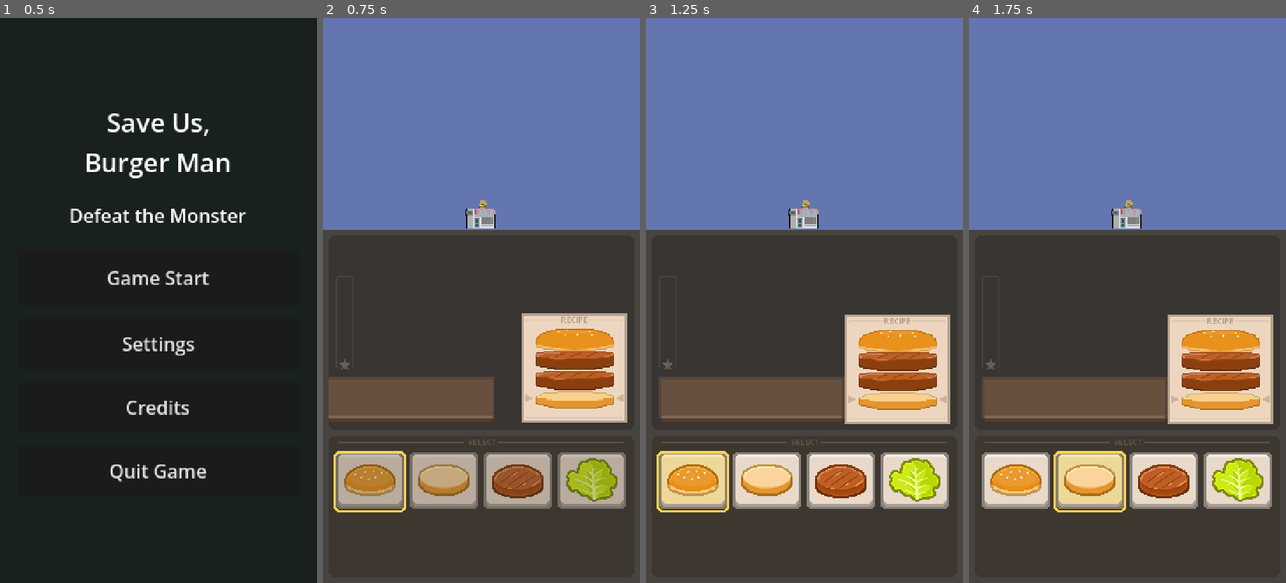
Above: before the commit, frames 1-4 (left to right).
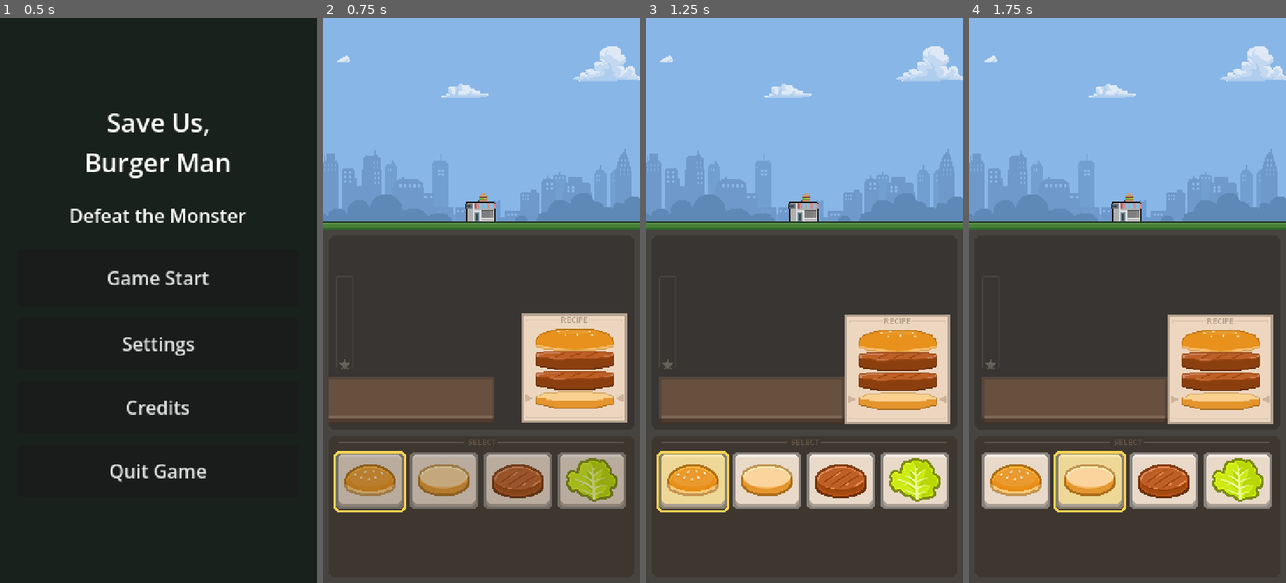
Above: after the commit, the same moments.

Repository: TO4D/save-us-burger-man
Game: Godot game, scene res://scenes/Main.tscn
Two runs of this game, one before a commit and one after it. Both use one fixed random seed, a clock stepped at 60 frames per second and the inputs below.
Inputs:
- Up to frame 1 (0.5 s): no input
- Up to frame 2 (0.75 s): click "Game Start" at 0.5 s
- Up to frame 3 (1.25 s): no input
- Up to frame 4 (1.75 s): tap Enter at 1.25 s; hold Right from 1.28 s (still down); tap Z at 1.35 s

Frame 1 is identical in both runs. In frame 2, 35% of the frame differs, in the area x 0-100%, y 0-38%; in frame 3, 35%; in frame 4, 35%.

Commit message:
[수정] 전투 게이지 배경과 완료 버거 연출 보강

Diff:
--- /dev/null
+++ b/resources/vfx/completed_burger_halo.gdshader
@@ -0,0 +1,55 @@
+shader_type canvas_item;
+render_mode blend_mix;
+
+uniform vec4 halo_color : source_color = vec4(1.0, 0.88, 0.25, 0.9);
+uniform float outline_size = 3.0;
+uniform float glow_size = 7.0;
+uniform float glow_strength = 0.38;
+
+void fragment() {
+	vec4 base = texture(TEXTURE, UV);
+	vec2 right = vec2(1.0, 0.0);
+	vec2 left = vec2(-1.0, 0.0);
+	vec2 down = vec2(0.0, 1.0);
+	vec2 up = vec2(0.0, -1.0);
+	vec2 down_right = normalize(vec2(1.0, 1.0));
+	vec2 down_left = normalize(vec2(-1.0, 1.0));
+	vec2 up_right = normalize(vec2(1.0, -1.0));
+	vec2 up_left = normalize(vec2(-1.0, -1.0));
+	vec2 outline_pixel = TEXTURE_PIXEL_SIZE * outline_size;
+	vec2 inner_outline_pixel = TEXTURE_PIXEL_SIZE * outline_size * 0.5;
+	vec2 glow_pixel = TEXTURE_PIXEL_SIZE * glow_size;
+
+	float outline_alpha = 0.0;
+	outline_alpha = max(outline_alpha, texture(TEXTURE, UV + right * outline_pixel).a);
+	outline_alpha = max(outline_alpha, texture(TEXTURE, UV + left * outline_pixel).a);
+	outline_alpha = max(outline_alpha, texture(TEXTURE, UV + down * outline_pixel).a);
+	outline_alpha = max(outline_alpha, texture(TEXTURE, UV + up * outline_pixel).a);
+	outline_alpha = max(outline_alpha, texture(TEXTURE, UV + down_right * outline_pixel).a);
+	outline_alpha = max(outline_alpha, texture(TEXTURE, UV + down_left * outline_pixel).a);
+	outline_alpha = max(outline_alpha, texture(TEXTURE, UV + up_right * outline_pixel).a);
+	outline_alpha = max(outline_alpha, texture(TEXTURE, UV + up_left * outline_pixel).a);
+	outline_alpha = max(outline_alpha, texture(TEXTURE, UV + right * inner_outline_pixel).a);
+	outline_alpha = max(outline_alpha, texture(TEXTURE, UV + left * inner_outline_pixel).a);
+	outline_alpha = max(outline_alpha, texture(TEXTURE, UV + down * inner_outline_pixel).a);
+	outline_alpha = max(outline_alpha, texture(TEXTURE, UV + up * inner_outline_pixel).a);
+	outline_alpha = max(outline_alpha, texture(TEXTURE, UV + down_right * inner_outline_pixel).a);
+	outline_alpha = max(outline_alpha, texture(TEXTURE, UV + down_left * inner_outline_pixel).a);
+	outline_alpha = max(outline_alpha, texture(TEXTURE, UV + up_right * inner_outline_pixel).a);
+	outline_alpha = max(outline_alpha, texture(TEXTURE, UV + up_left * inner_outline_pixel).a);
+
+	float glow_alpha = 0.0;
+	glow_alpha = max(glow_alpha, texture(TEXTURE, UV + right * glow_pixel).a);
+	glow_alpha = max(glow_alpha, texture(TEXTURE, UV + left * glow_pixel).a);
+	glow_alpha = max(glow_alpha, texture(TEXTURE, UV + down * glow_pixel).a);
+	glow_alpha = max(glow_alpha, texture(TEXTURE, UV + up * glow_pixel).a);
+	glow_alpha = max(glow_alpha, texture(TEXTURE, UV + down_right * glow_pixel).a);
+	glow_alpha = max(glow_alpha, texture(TEXTURE, UV + down_left * glow_pixel).a);
+	glow_alpha = max(glow_alpha, texture(TEXTURE, UV + up_right * glow_pixel).a);
+	glow_alpha = max(glow_alpha, texture(TEXTURE, UV + up_left * glow_pixel).a);
+
+	float outside = 1.0 - step(0.02, base.a);
+	glow_alpha *= glow_strength;
+	float halo_alpha = max(outline_alpha * halo_color.a, glow_alpha * halo_color.a) * outside;
+	COLOR = vec4(halo_color.rgb, halo_alpha);
+}
--- a/scenes/components/BattleGauge.gd
+++ b/scenes/components/BattleGauge.gd
@@ -10,6 +10,7 @@
 @export var monster_icon_update_interval: float = 0.5
 @export var monster_eating_min_speed_scale: float = 1.0
 @export var monster_eating_max_speed_scale: float = 2.0
+@export var cloud_scroll_speed: float = 1.0
 
 @export_group("Monster Sprites")
 @export var monster_idle_texture: Texture2D
@@ -27,6 +28,7 @@
 @onready var monster_icon: Node2D = $MonsterIcon
 @onready var monster_eating_sprite: AnimatedSprite2D = $MonsterIcon/EatingSprite
 @onready var monster_state_sprite: Sprite2D = $MonsterIcon/StateSprite
+@onready var cloud_sprites: Array[TextureRect] = [$CloudLayer/CloudA, $CloudLayer/CloudB]
 #@onready var time_label: Label = $TimeLabel
 @onready var stage_label: Label = $StageLabel
 @onready var freeze_overlay: ColorRect = $FreezeOverlay
@@ -54,6 +56,8 @@
 
 
 func _process(delta: float) -> void:
+	_update_cloud_scroll(delta)
+
 	if monster_knockback_active:
 		return
 
@@ -120,6 +124,20 @@
 
 func _apply_monster_icon_position() -> void:
 	monster_icon.position = pending_monster_icon_position
+
+
+func _update_cloud_scroll(delta: float) -> void:
+	if cloud_sprites.is_empty() or cloud_scroll_speed <= 0.0:
+		return
+
+	var cloud_width := cloud_sprites[0].size.x
+	if cloud_width <= 0.0:
+		return
+
+	for cloud in cloud_sprites:
+		cloud.position.x += cloud_scroll_speed * delta
+		if cloud.position.x >= cloud_width:
+			cloud.position.x -= cloud_width * cloud_sprites.size()
 
 
 func _set_monster_idle() -> void:
--- a/scenes/components/BattleGauge.tscn
+++ b/scenes/components/BattleGauge.tscn
@@ -1,8 +1,10 @@
 [gd_scene format=3 uid="uid://f81sdvkvyogq"]
 
 [ext_resource type="Script" uid="uid://cfoee8j2l2bpe" path="res://scenes/components/BattleGauge.gd" id="1_g2r14"]
+[ext_resource type="Texture2D" uid="uid://dklkrtu2i1at3" path="res://assets/sprites/store/clouds.png" id="5_clouds"]
 [ext_resource type="Texture2D" uid="uid://c2mhfodle586u" path="res://assets/sprites/store/shop.png" id="5_g2r14"]
 [ext_resource type="Texture2D" uid="uid://cmjbcd0d67482" path="res://assets/sprites/monster/monster_new_idle.png" id="5_idle"]
+[ext_resource type="Texture2D" uid="uid://cn7wgrll5ad1t" path="res://assets/sprites/store/shopView.png" id="5_iod1h"]
 [ext_resource type="SpriteFrames" uid="uid://cxemxilhq8vjb" path="res://resources/animations/monster_eating.tres" id="6_eat_anim"]
 [ext_resource type="Texture2D" uid="uid://b1pofkh4sv4nc" path="res://assets/sprites/monster/monster_new_eat3.png" id="7_eaten"]
 
@@ -34,8 +36,40 @@
 monster_eating_frames = ExtResource("6_eat_anim")
 monster_eaten_texture = ExtResource("7_eaten")
 
+[node name="back" type="TextureRect" parent="." unique_id=253994848]
+layout_mode = 0
+offset_right = 40.0
+offset_bottom = 40.0
+texture = ExtResource("5_iod1h")
+stretch_mode = 2
+
+[node name="CloudLayer" type="Control" parent="." unique_id=1487570097]
+clip_contents = true
+layout_mode = 1
+anchors_preset = 10
+anchor_right = 1.0
+offset_bottom = 90.0
+grow_horizontal = 2
+mouse_filter = 2
+
+[node name="CloudA" type="TextureRect" parent="CloudLayer" unique_id=409768462]
+layout_mode = 0
+offset_left = -810.0
+offset_bottom = 90.0
+mouse_filter = 2
+texture = ExtResource("5_clouds")
+stretch_mode = 2
+
+[node name="CloudB" type="TextureRect" parent="CloudLayer" unique_id=2082350897]
+layout_mode = 0
+offset_right = 810.0
+offset_bottom = 90.0
+mouse_filter = 2
+texture = ExtResource("5_clouds")
+stretch_mode = 2
+
 [node name="ShopIcon" type="Sprite2D" parent="." unique_id=461974474]
-position = Vector2(134, 179)
+position = Vector2(134, 173)
 scale = Vector2(0.5, 0.5)
 texture = ExtResource("5_g2r14")
 offset = Vector2(0, -25)
--- a/scenes/components/PlateStackScene.tscn
+++ b/scenes/components/PlateStackScene.tscn
@@ -2,19 +2,11 @@
 
 [ext_resource type="PackedScene" uid="uid://bxs2t76pgylko" path="res://scenes/components/BurgerStack.tscn" id="1_stack"]
 [ext_resource type="Texture2D" uid="uid://et53x8h3iv6h" path="res://assets/sprites/cook/doma.png" id="2_ji84v"]
-[ext_resource type="Texture2D" uid="uid://br7a6eslknmd5" path="res://assets/sprites/cook/cook_area_jori2.png" id="2_jori"]
 
 [node name="PlateStackScene" type="Node2D" unique_id=915667550]
 
 [node name="StackCamera" type="Camera2D" parent="." unique_id=848496312]
 position = Vector2(90, 87)
-
-[node name="Cook_jori" type="Sprite2D" parent="." unique_id=371930059]
-visible = false
-position = Vector2(0, 118)
-scale = Vector2(0.6666666, 1)
-texture = ExtResource("2_jori")
-centered = false
 
 [node name="SpriteDoma" type="Sprite2D" parent="." unique_id=505485120]
 position = Vector2(88, 145)
--- a/scenes/panels/OrderPanel.tscn
+++ b/scenes/panels/OrderPanel.tscn
@@ -255,7 +255,6 @@
 layout_mode = 1
 
 [node name="MultiOrder" parent="." unique_id=1478787284 instance=ExtResource("9_multi")]
-visible = true
 position = Vector2(139, 145)
 
 [node name="ComboCounter" parent="." unique_id=1534753254 instance=ExtResource("4_combo")]
@@ -288,6 +287,7 @@
 stretch_mode = 2
 
 [node name="ColorRect" type="ColorRect" parent="." unique_id=1523698326]
+visible = false
 layout_mode = 1
 anchors_preset = 10
 anchor_right = 1.0
--- a/scenes/panels/orderPanel.gd
+++ b/scenes/panels/orderPanel.gd
@@ -6,8 +6,17 @@
 const GO_OVERLAY_SECONDS := 0.6
 const RESULT_RANK_DISPLAY_SECONDS := 0.55
 const SCREEN_SHAKE_STEP_DURATION := 0.04
-const DOMA_SLIDE_SECONDS := 0.35
+const COMPLETED_BURGER_DISPLAY_SECONDS := 0.2
+const DOMA_SLIDE_SECONDS := 0.15
 const DOMA_ENTRY_SECONDS := 0.35
+const PERFECT_BURGER_HALO_COLOR := Color(1.0, 0.88, 0.25, 0.9)
+const NORMAL_BURGER_HALO_COLOR := Color(1.0, 0.908, 0.45, 0.588)
+const PERFECT_BURGER_HALO_OUTLINE_SIZE := 2.5
+const NORMAL_BURGER_HALO_OUTLINE_SIZE := 2.5
+const PERFECT_BURGER_HALO_GLOW_SIZE := 5.0
+const NORMAL_BURGER_HALO_GLOW_SIZE := 5.0
+const PERFECT_BURGER_HALO_GLOW_STRENGTH := 0.38
+const NORMAL_BURGER_HALO_GLOW_STRENGTH := 0.25
 const DOMA_SLIDE_DISTANCE := 240.0
 const STACK_VIEWPORT_SIZE := Vector2(180.0, 174.0)
 const STACK_CAMERA_DEFAULT_POSITION := STACK_VIEWPORT_SIZE * 0.5
@@ -29,6 +38,7 @@
 const STORE_LIGHT_ON_TEXTURE := preload("res://assets/sprites/store/light_on.png")
 const STORE_LIGHT_OFF_TEXTURE := preload("res://assets/sprites/store/light_off.png")
 const STORE_LIGHT_FAIL_TEXTURE := preload("res://assets/sprites/store/light_fail.png")
+const COMPLETED_BURGER_HALO_SHADER := preload("res://resources/vfx/completed_burger_halo.gdshader")
 const BLACKOUT_WARNING_STEP_SECONDS := 0.2
 const BLACKOUT_WARNING_PAUSE_SECONDS := 0.6
 
@@ -394,10 +404,10 @@
 	current_phase = Phase.SERVING
 	_sync_player_controls()
 	await _wait_for_pending_stack_landings()
+	var completion_was_perfect := mistake_count == 0
 	_play_recipe_completion_feedback(round_token)
-	await _return_stack_camera_to_default()
-
-	await _slide_completed_burger_left()
+
+	await _slide_completed_burger_left(completion_was_perfect)
 	await _play_burger_throw_attack(_fullness_per_burger(), _knockback_per_burger())
 	await recipe_display_stack.complete_current_recipe()
 	current_recipe_index += 1
@@ -840,23 +850,39 @@
 	stack_camera_tween = null
 
 
-func _slide_completed_burger_left() -> void:
+func _slide_completed_burger_left(completion_was_perfect: bool) -> void:
 	var sliding_group := Node2D.new()
 	add_child(sliding_group)
 	sliding_group.global_position = Vector2.ZERO
 
 	var stack_snapshot := await _create_stack_viewport_snapshot()
+	var halo_snapshot := await _create_burger_stack_halo_snapshot()
 	sliding_group.add_child(stack_snapshot)
 	stack_snapshot.global_position = stack_viewport_container.global_position
+	sliding_group.add_child(halo_snapshot)
+	halo_snapshot.global_position = stack_viewport_container.global_position
+	_apply_completed_burger_halo(halo_snapshot, completion_was_perfect)
 	sprite_doma.visible = false
 
 	burger_stack.clear_stack()
 	_reset_stack_camera()
 
+	await get_tree().create_timer(COMPLETED_BURGER_DISPLAY_SECONDS).timeout
+
 	var tween: Tween = create_tween().set_parallel(true)
-	tween.tween_property(stack_snapshot, "global_position:x", stack_snapshot.global_position.x - DOMA_SLIDE_DISTANCE, DOMA_SLIDE_SECONDS).set_trans(Tween.TRANS_QUAD).set_ease(Tween.EASE_IN)
+	tween.tween_property(sliding_group, "position:x", sliding_group.position.x - DOMA_SLIDE_DISTANCE, DOMA_SLIDE_SECONDS).set_trans(Tween.TRANS_QUAD).set_ease(Tween.EASE_IN)
 	await tween.finished
 	sliding_group.queue_free()
+
+
+func _apply_completed_burger_halo(snapshot: Sprite2D, completion_was_perfect: bool) -> void:
+	var material := ShaderMaterial.new()
+	material.shader = COMPLETED_BURGER_HALO_SHADER
+	material.set_shader_parameter("halo_color", PERFECT_BURGER_HALO_COLOR if completion_was_perfect else NORMAL_BURGER_HALO_COLOR)
+	material.set_shader_parameter("outline_size", PERFECT_BURGER_HALO_OUTLINE_SIZE if completion_was_perfect else NORMAL_BURGER_HALO_OUTLINE_SIZE)
+	material.set_shader_parameter("glow_size", PERFECT_BURGER_HALO_GLOW_SIZE if completion_was_perfect else NORMAL_BURGER_HALO_GLOW_SIZE)
+	material.set_shader_parameter("glow_strength", PERFECT_BURGER_HALO_GLOW_STRENGTH if completion_was_perfect else NORMAL_BURGER_HALO_GLOW_STRENGTH)
+	snapshot.material = material
 
 
 func _create_stack_viewport_snapshot() -> Sprite2D:
@@ -870,6 +896,45 @@
 	return snapshot
 
 
+func _create_burger_stack_halo_snapshot() -> Sprite2D:
+	var halo_viewport := SubViewport.new()
+	halo_viewport.transparent_bg = true
+	halo_viewport.size = Vector2i(int(STACK_VIEWPORT_SIZE.x), int(STACK_VIEWPORT_SIZE.y))
+	halo_viewport.render_target_update_mode = SubViewport.UPDATE_ONCE
+	add_child(halo_viewport)
+
+	var stack_copy := Node2D.new()
+	stack_copy.position = burger_stack.position - stack_camera.position + STACK_CAMERA_DEFAULT_POSITION
+	halo_viewport.add_child(stack_copy)
+
+	for child in burger_stack.get_children():
+		var source_sprite := child as Sprite2D
+		if source_sprite == null:
+			continue
+
+		var copied_sprite := Sprite2D.new()
+		copied_sprite.texture = source_sprite.texture
+		copied_sprite.centered = source_sprite.centered
+		copied_sprite.offset = source_sprite.offset
+		copied_sprite.position = source_sprite.position
+		copied_sprite.scale = source_sprite.scale
+		copied_sprite.rotation = source_sprite.rotation
+		copied_sprite.modulate = source_sprite.modulate
+		copied_sprite.texture_filter = source_sprite.texture_filter
+		stack_copy.add_child(copied_sprite)
+
+	await RenderingServer.frame_post_draw
+	var image := halo_viewport.get_texture().get_image()
+	var texture := ImageTexture.create_from_image(image)
+	halo_viewport.queue_free()
+
+	var snapshot := Sprite2D.new()
+	snapshot.texture = texture
+	snapshot.centered = false
+	snapshot.texture_filter = CanvasItem.TEXTURE_FILTER_NEAREST
+	return snapshot
+
+
 func _display_current_recipes() -> void:
 	recipe_display_stack.show_recipes(recipes.slice(current_recipe_index, recipes.size()))
 	recipe_display_stack.set_current_step(current_step)
Binary file added: assets/sprites/store/clouds.png
Not shown, added: assets/sprites/store/clouds.png.import
Binary file added: assets/sprites/store/shopView.png
Not shown, added: assets/sprites/store/shopView.png.import
Not shown, changed: export_presets.cfg
Not shown, added: resources/vfx/completed_burger_halo.gdshader.uid
Not shown, changed: assets/audio/sfx/attack.ogg
Not shown, changed: assets/audio/sfx/fire_burger.ogg
Not shown, changed: assets/audio/sfx/order_success.ogg
Not shown, changed: assets/audio/sfx/order_success_perfect.ogg
